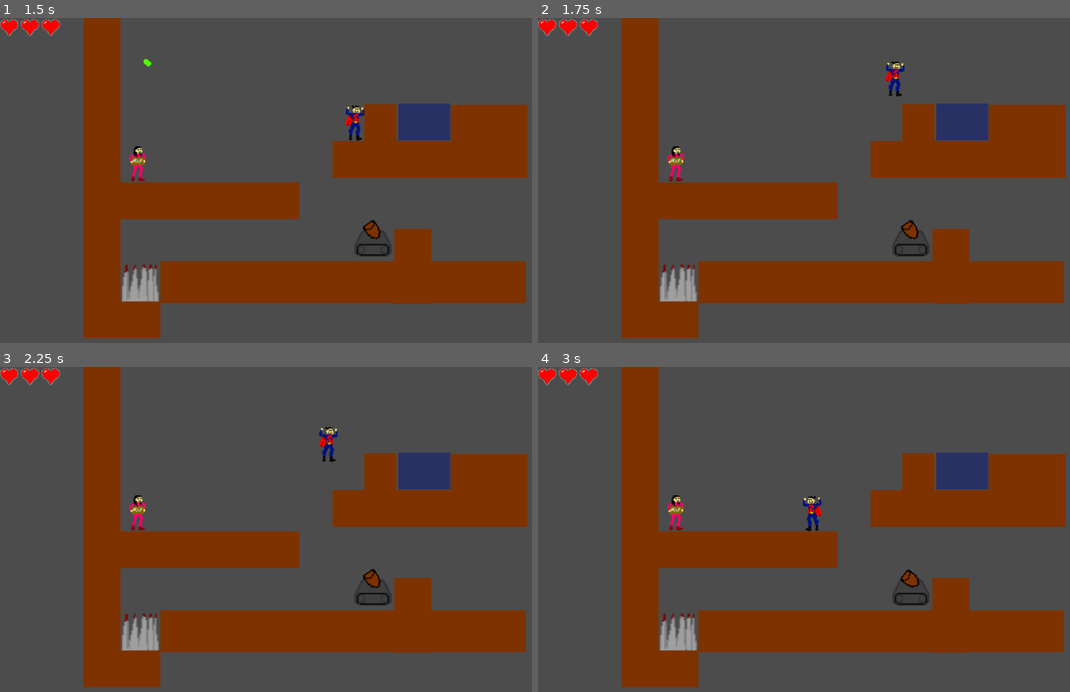
Above: before the commit, frames 1-4 (two rows, left to right).
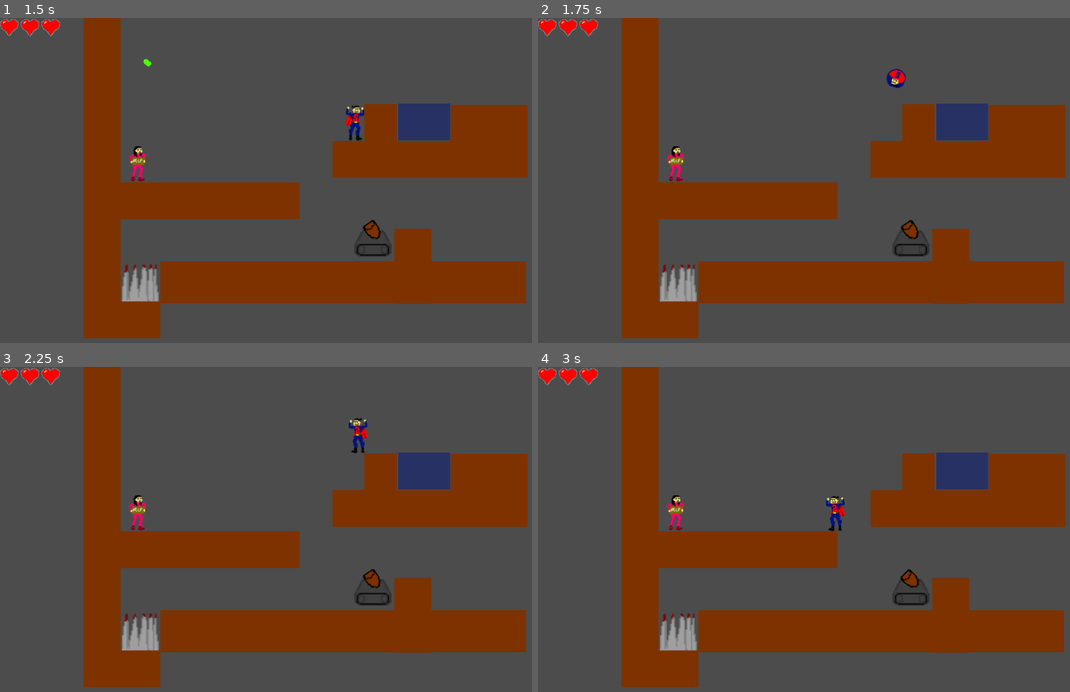
Above: after the commit, the same moments.

Repository: epielemeier/SacrificialSam
Game: Godot game, scene res://Level.tscn
Two runs of this game, one before a commit and one after it. Both use one fixed random seed, a clock stepped at 60 frames per second and the inputs below.
Inputs:
- Up to frame 1 (1.5 s): tap Enter at 0.5 s; hold Z (dash) 0.53-1.28 s; hold Right (ui_right) from 0.53 s (still down); tap Space (ui_select) at 0.77 s; tap X (interact) at 0.8, 1.35 s
- Up to frame 2 (1.75 s): keep holding Right (ui_right); tap Space (ui_select) at 1.52 s; tap C (shrink, bound only after the commit) at 1.55 s
- Up to frame 3 (2.25 s): release Right (ui_right) at 2.03 s; hold Left (ui_left) from 2.03 s (still down); hold Z (dash) from 2.03 s (still down); tap C (shrink, bound only after the commit) at 2.1 s
- Up to frame 4 (3 s): release Left (ui_left) at 2.78 s; release Z (dash) at 2.78 s; hold Right (ui_right) from 2.78 s (still down); tap Z (dash) at 2.85 s

Frame 1 is identical in both runs. In frame 2, 0.3% of the frame differs, in the area x 65-70%, y 13-25%; in frame 3, 0.4%; in frame 4, 0.5%, in the area x 49-72%, y 39-68%.

Commit message:
Shrink mechanic

Diff:
--- a/HealthControl.tscn
+++ b/HealthControl.tscn
@@ -3,7 +3,7 @@
 [ext_resource path="res://HealthControl.gd" type="Script" id=1]
 [ext_resource path="res://HeartControl.tscn" type="PackedScene" id=2]
 
-[node name="HealthControl" type="HBoxContainer" index="0"]
+[node name="HealthControl" type="HBoxContainer"]
 
 anchor_left = 0.0
 anchor_top = 0.0
--- a/Hero.gd
+++ b/Hero.gd
@@ -28,6 +28,7 @@
 var jumping = false
 var dashing = false
 var flying = false
+var shrinking = false
 
 var prev_jump_pressed = false
 var prev_dash_pressed = false
@@ -45,11 +46,14 @@
 	var fly_up = Input.is_action_pressed("ui_up") and $EquipmentManager.has_cape
 	var fly_down = Input.is_action_pressed("ui_down") and $EquipmentManager.has_cape
 	var jump = Input.is_action_pressed("ui_select")
-	var dash = Input.is_action_pressed("dash") and $EquipmentManager.has_boots
-	var interact = Input.is_action_just_pressed("interact")
+	var dash = !shrinking and Input.is_action_pressed("dash") and $EquipmentManager.has_boots
+	var interact = !shrinking and Input.is_action_just_pressed("interact")
+	var shrunk = Input.is_action_just_pressed("shrink")
 
 	var stop = true
 
+	if shrunk:
+		toggle_shrink()
 	if interact:
 		emit_signal("interacting", self)
 
@@ -59,6 +63,8 @@
 			stop = false
 			is_facing_left = true
 			$Sprite.flip_h = true
+			if shrinking:
+				rotation -= PI/10
 
 	elif walk_right:
 		if velocity.x >= -WALK_MIN_SPEED and velocity.x < WALK_MAX_SPEED:
@@ -66,6 +72,8 @@
 			stop = false
 			is_facing_left = false
 			$Sprite.flip_h = false
+			if shrinking:
+				rotation += PI/10
 
 	if jumping:
 		if fly_up:
@@ -109,7 +117,7 @@
 		# If falling, no longer jumping
 		jumping = false
 
-	if jump and not prev_jump_pressed and jumping and not flying:
+	if jump and not prev_jump_pressed and jumping and not flying and not shrinking:
 		flying = true
 
 	if on_air_time < JUMP_MAX_AIRBORNE_TIME and jump and not prev_jump_pressed and not jumping:
@@ -135,5 +143,14 @@
 func _ready():
 	$EquipmentManager.connect("change_sprite", self, "_on_EquipmentManager_change_sprite")
 
+func toggle_shrink():
+	shrinking = !shrinking
+	$ShrinkSprite.visible = shrinking
+	$Sprite.visible = !shrinking
+	$ShrinkCollisionShape2D.disabled = !shrinking
+	$CollisionShape2D.disabled = shrinking
+	rotation = 0.0
+
+
 func _on_EquipmentManager_change_sprite(file):
 	$Sprite.set_texture(load(file))
--- a/Hero.tscn
+++ b/Hero.tscn
@@ -1,8 +1,9 @@
-[gd_scene load_steps=6 format=2]
+[gd_scene load_steps=8 format=2]
 
 [ext_resource path="res://Hero.gd" type="Script" id=1]
 [ext_resource path="res://EquipmentManager.gd" type="Script" id=2]
 [ext_resource path="res://art/hero.png" type="Texture" id=3]
+[ext_resource path="res://art/hero_super_size.png" type="Texture" id=4]
 
 [sub_resource type="CapsuleShape2D" id=1]
 
@@ -15,14 +16,19 @@
 custom_solver_bias = 0.0
 extents = Vector2( 15.994, 10 )
 
-[node name="Hero" type="KinematicBody2D"]
+[sub_resource type="CircleShape2D" id=3]
+
+custom_solver_bias = 0.0
+radius = 16.8203
+
+[node name="Hero" type="KinematicBody2D" index="0"]
 
 input_pickable = false
 collision_layer = 1
 collision_mask = 30
 collision/safe_margin = 0.08
 script = ExtResource( 1 )
-_sections_unfolded = [ "Collision" ]
+_sections_unfolded = [ "Collision", "Transform" ]
 
 [node name="EquipmentManager" type="Node" parent="." index="0"]
 
@@ -54,3 +60,14 @@
 scale = Vector2( 1, 0.734474 )
 shape = SubResource( 2 )
 _sections_unfolded = [ "Transform" ]
+
+[node name="ShrinkSprite" type="Sprite" parent="." index="4"]
+
+visible = false
+texture = ExtResource( 4 )
+
+[node name="ShrinkCollisionShape2D" type="CollisionShape2D" parent="." index="5"]
+
+visible = false
+shape = SubResource( 3 )
+disabled = true
--- a/Level.tscn
+++ b/Level.tscn
@@ -9,7 +9,7 @@
 [ext_resource path="res://HealthControl.tscn" type="PackedScene" id=7]
 [ext_resource path="res://Victim.tscn" type="PackedScene" id=8]
 
-[node name="Level" type="Node" index="0"]
+[node name="Level" type="Node"]
 
 script = ExtResource( 1 )
 
@@ -18,6 +18,8 @@
 position = Vector2( 374.292, 250.001 )
 
 [node name="Tiles" type="Node2D" parent="." index="1"]
+
+editor/display_folded = true
 
 [node name="Tile" parent="Tiles" index="0" instance=ExtResource( 3 )]
 
--- a/project.godot
+++ b/project.godot
@@ -20,6 +20,8 @@
  ]
 interact=[ Object(InputEventKey,"resource_local_to_scene":false,"resource_name":"","device":0,"alt":false,"shift":false,"control":false,"meta":false,"command":false,"pressed":false,"scancode":88,"unicode":0,"echo":false,"script":null)
  ]
+shrink=[ Object(InputEventKey,"resource_local_to_scene":false,"resource_name":"","device":0,"alt":false,"shift":false,"control":false,"meta":false,"command":false,"pressed":false,"scancode":67,"unicode":0,"echo":false,"script":null)
+ ]
 
 [rendering]
 
Binary file added: art/hero_super_size.png
Not shown, added: art/hero_super_size.png.import
